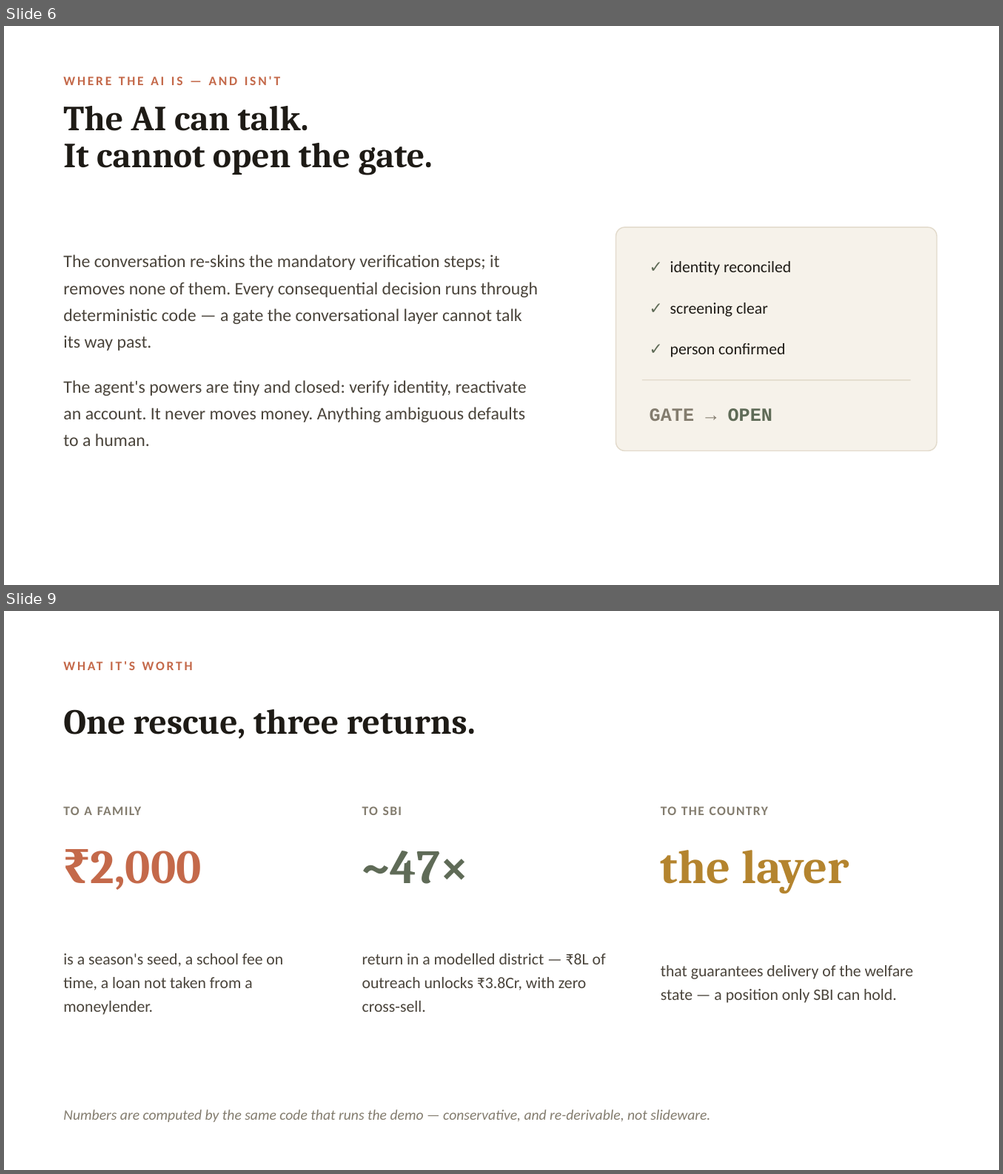
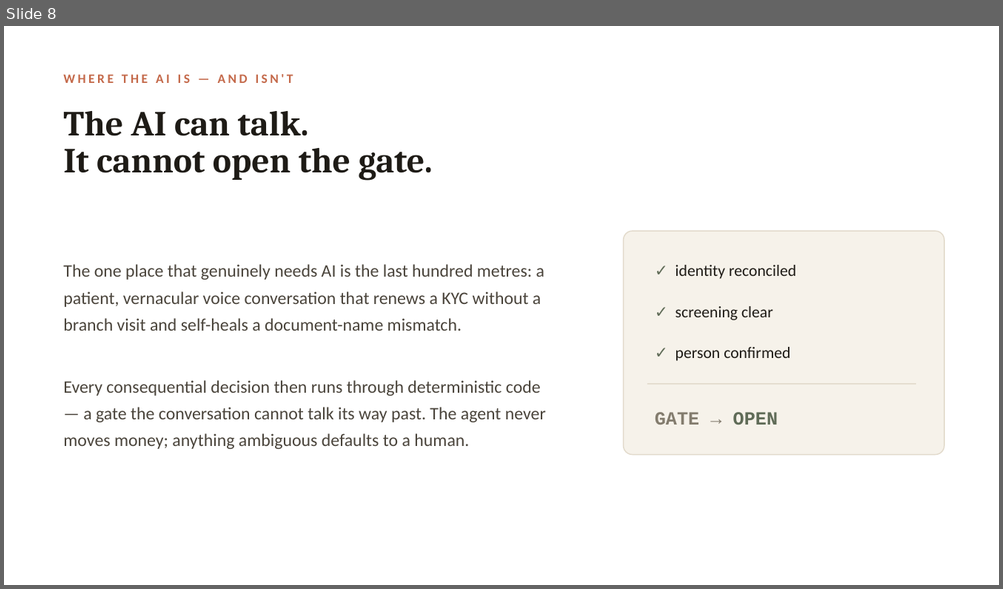
Before and after one commit to mahakchoradia19-droid/nischay-sbi, a slide deck: docs/Nischay_SBI_Hackathon.pptx. Shown one above the other, each under a label of ours: slides 6 and 9 before the commit, slide 8 after it; the slides between them are not shown. The pictures are 1003x1174 and 1003x589 pixels, drawn with LibreOffice and Linux fonts; fonts in the diff are those of the drawing. Boxes give left, top, right and bottom in pixels: in the first picture for what was removed or moved away, otherwise in the second. Text is boxed around its words. In the diff, an @@ line names an element or a change of style, - is before the commit and + after.

```diff
--- a/docs/Nischay_SBI_Hackathon.pptx
+++ b/docs/Nischay_SBI_Hackathon.pptx
@@ slide 9 removed at [4, 611, 999, 1170], background #FFFFFF @@
@@ text removed at [129, 661, 135, 670] @@
-WHAT IT'S WORTH
@@ text removed at [63, 709, 475, 739] @@
-One rescue, three returns.
@@ text removed at [63, 806, 141, 815] @@
-TO A FAMILY
@@ text removed at [362, 806, 401, 815] @@
-TO SBI
@@ text removed at [660, 806, 768, 815] @@
-TO THE COUNTRY
@@ text removed at [90, 851, 201, 890] @@
-₹2,000
@@ text removed at [362, 851, 469, 884] @@
-~47×
@@ text removed at [660, 850, 849, 894] @@
-the layer
@@ text removed at [63, 954, 283, 1015] @@
-is a season's seed, a school fee on time, a loan not taken from a moneylender.
@@ text removed at [362, 954, 606, 1012] @@
-return in a modelled district — ₹8L of outreach unlocks ₹3.8Cr, with zero cross-sell.
@@ text removed at [660, 965, 913, 1003] @@
-that guarantees delivery of the welfare state — a position only SBI can hold.
@@ text removed at [63, 1110, 710, 1122] @@
-Numbers are computed by the same code that runs the demo — conservative, and re-derivable, not slideware.
@@ what was slide 6 is now slide 8 @@
@@ slide 8 changed as well @@
@@ text "WHERE THE AI IS — ..." at [63, 74, 293, 83]: letter spacing 2 to 2.5 pt @@
@@ text "The AI can talk." at [63, 111, 432, 180]: line spacing 35.7pt to 35.4pt @@
@@ rounded rectangle: place and size @@
-rounded rectangle at [616, 227, 936, 452]
+rounded rectangle at [623, 231, 944, 455]
@@ text at [63, 264, 544, 331]: text changed @@
-The conversation re-skins the mandatory verification steps; it removes none of them. Every consequential decision runs through deterministic code — a gate the conversational layer cannot talk its way past.
+The one place that genuinely needs AI is the last hundred metres: a patient, vernacular voice conversation that renews a KYC without a branch visit and self-heals a document-name mismatch.
@@ text at [63, 380, 546, 449]: text changed @@
-The agent's powers are tiny and closed: verify identity, reactivate an account. It never moves money. Anything ambiguous defaults to a human.
+Every consequential decision then runs through deterministic code — a gate the conversation cannot talk its way past. The agent never moves money; anything ambiguous defaults to a human.
@@ 4 texts, 1 line: place and size @@
-4 texts, 1 line at [642, 261, 910, 421]
+4 texts, 1 line at [647, 265, 916, 425]
```
Also in this commit, not shown: 5 other slides changed, 6 slides added, 5 other slides removed, 8 other files.
